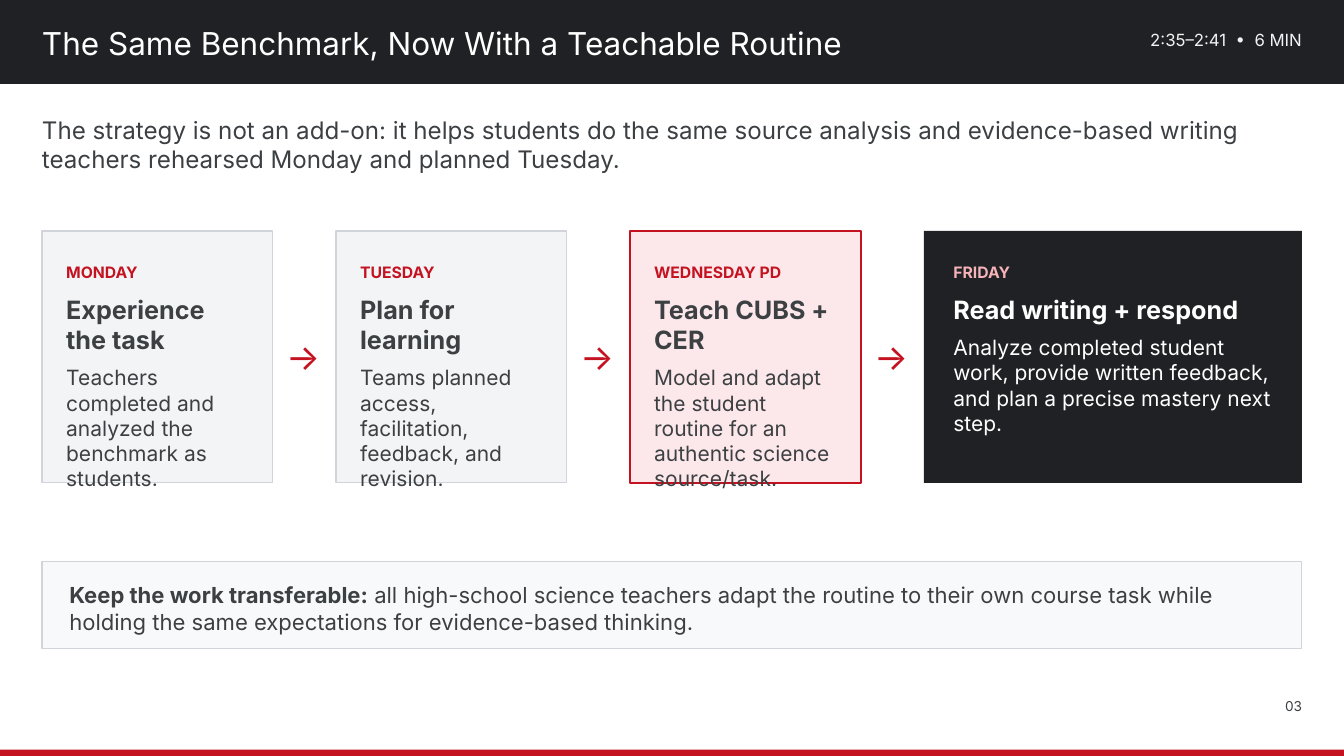
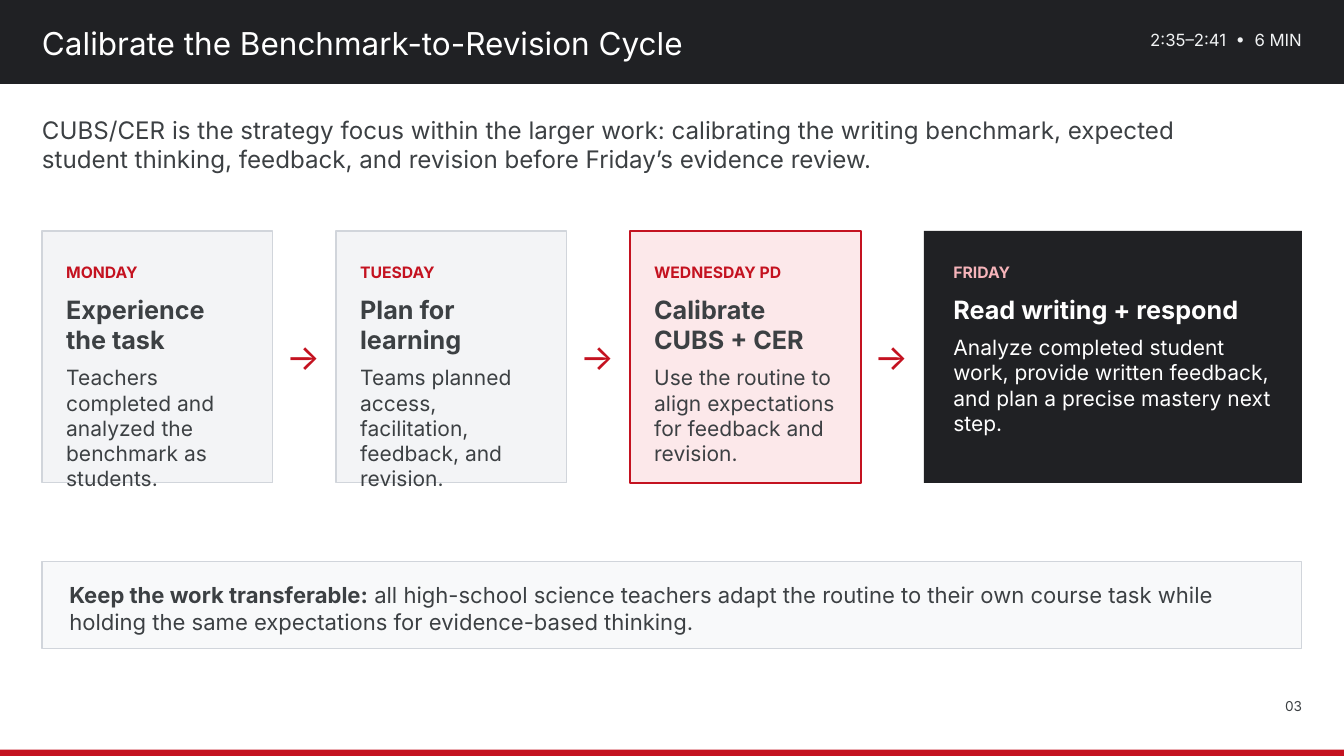
Before and after one commit to nbhs-science/nbhs-science, a slide deck: slide 3 of assets/plc/2026-10-28_Science_Department_PD_Strengthening_Science_Literacy.pptx. Drawn at 1344x756 pixels with LibreOffice and Linux fonts; fonts in the diff are those of the drawing. Boxes give left, top, right and bottom in pixels: in the first picture for what was removed or moved away, otherwise in the second. Text is boxed around its words. In the diff, an @@ line names an element or a change of style, - is before the commit and + after.

Commit message:
Update Oct. 28 PD title and materials
Uses the official title “Strengthening Science Literacy: Calibrating Writing Benchmarks, Feedback, and Revision,” with CUBS + CER as the strategy focus.

```diff
--- a/assets/plc/2026-10-28_Science_Department_PD_Strengthening_Science_Literacy.pptx
+++ b/assets/plc/2026-10-28_Science_Department_PD_Strengthening_Science_Literacy.pptx
@@ text at box(42, 31, 683, 62): text changed @@
-The Same Benchmark, Now With a Teachable Routine
+Calibrate the Benchmark-to-Revision Cycle
@@ text at box(42, 120, 1174, 173): text changed @@
-The strategy is not an add-on: it helps students do the same source analysis and evidence-based writing teachers rehearsed Monday and planned Tuesday.
+CUBS/CER is the strategy focus within the larger work: calibrating the writing benchmark, expected student thinking, feedback, and revision before Friday’s evidence review.
@@ text at box(654, 299, 834, 437): text changed @@
-Teach CUBS + CER
-Model and adapt the student routine for an authentic science source/task.
+Calibrate CUBS + CER
+Use the routine to align expectations for feedback and revision.
```
Also in this commit, not shown: 5 other slides changed, 1 other file.
